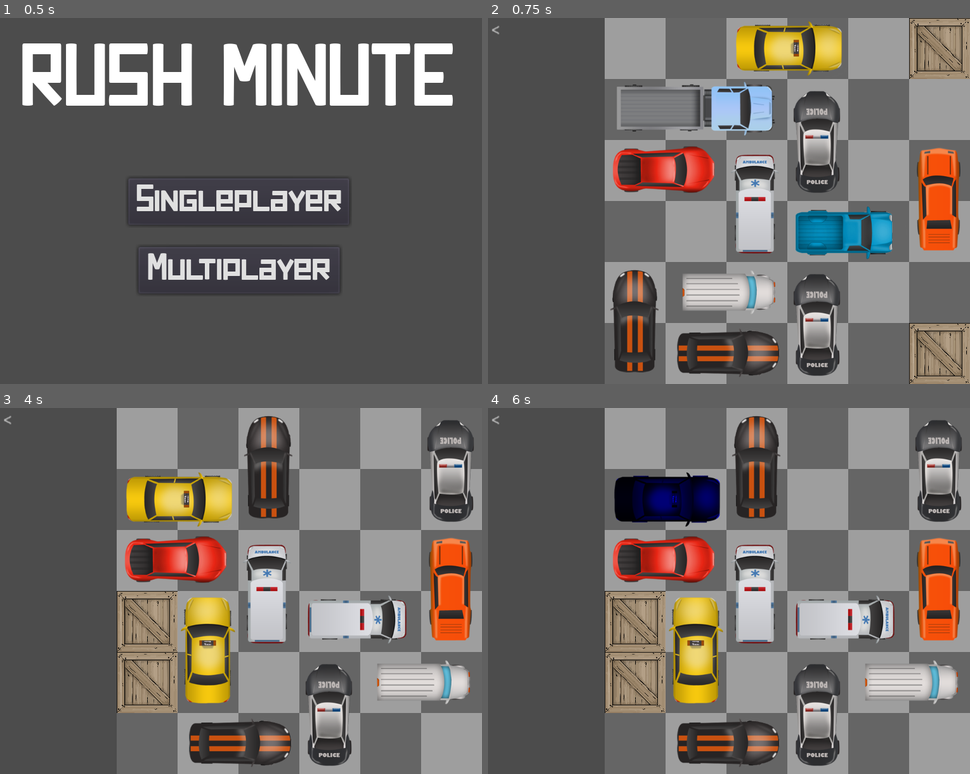
Above: before the commit, frames 1-4 (two rows, left to right).
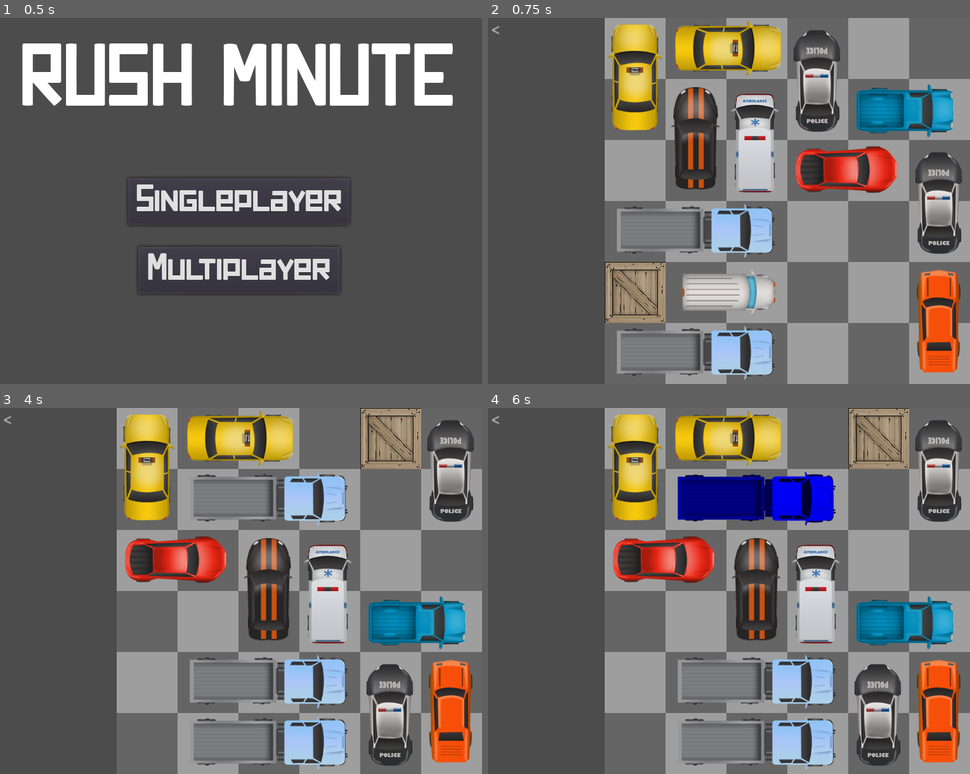
Above: after the commit, the same moments.

Repository: Nahumuss/Rush-Minute-2
Game: Godot game, scene res://TitleScreen.tscn
Two runs of this game, one before a commit and one after it. Both use one fixed random seed, a clock stepped at 60 frames per second and the inputs below.
Inputs (mouse positions are in pixels of both pictures, inside the frame that each line leads up to):
- Up to frame 1 (0.5 s): no input
- Up to frame 2 (0.75 s): click "Singleplayer" at 0.5 s
- Up to frame 3 (4 s): click "<" at 1.25 s; click "Multiplayer" at 2 s; click "<" at 2.75 s; tap Enter at 3.5 s; move the mouse to (347, 572) at 3.52 s; hold D from 3.53 s (still down); tap R at 3.6 s; click (347, 572) at 3.67 s
- Up to frame 4 (6 s): tap Space at 4.25, 5.75 s; move the mouse to (637, 620) at 4.27 s; release D at 4.28 s; hold S 4.28-5.03 s; tap Z at 4.35 s; click (637, 620) at 4.42 s; tap Enter at 5 s; move the mouse to (637, 682) at 5.02 s; hold D 5.03-5.78 s; hold Ctrl 5.03-5.78 s; click (637, 682) at 5.17 s; move the mouse to (695, 499) at 5.77 s; hold W from 5.78 s (still down); tap Y at 5.85 s; click (695, 499) at 5.92 s

Frame 1 is identical in both runs. In frame 2, 40% of the frame differs, in the area x 24-100%, y 0-100%; in frame 3, 38%; in frame 4, 38%.

Commit message:
changed to a real random

Diff:
--- a/Scripts/Board.gd
+++ b/Scripts/Board.gd
@@ -14,7 +14,7 @@
 var selected_car : Car = null
 
 func _ready():
-	pass
+	rng.randomize()
 
 
 # Generating the tiles
